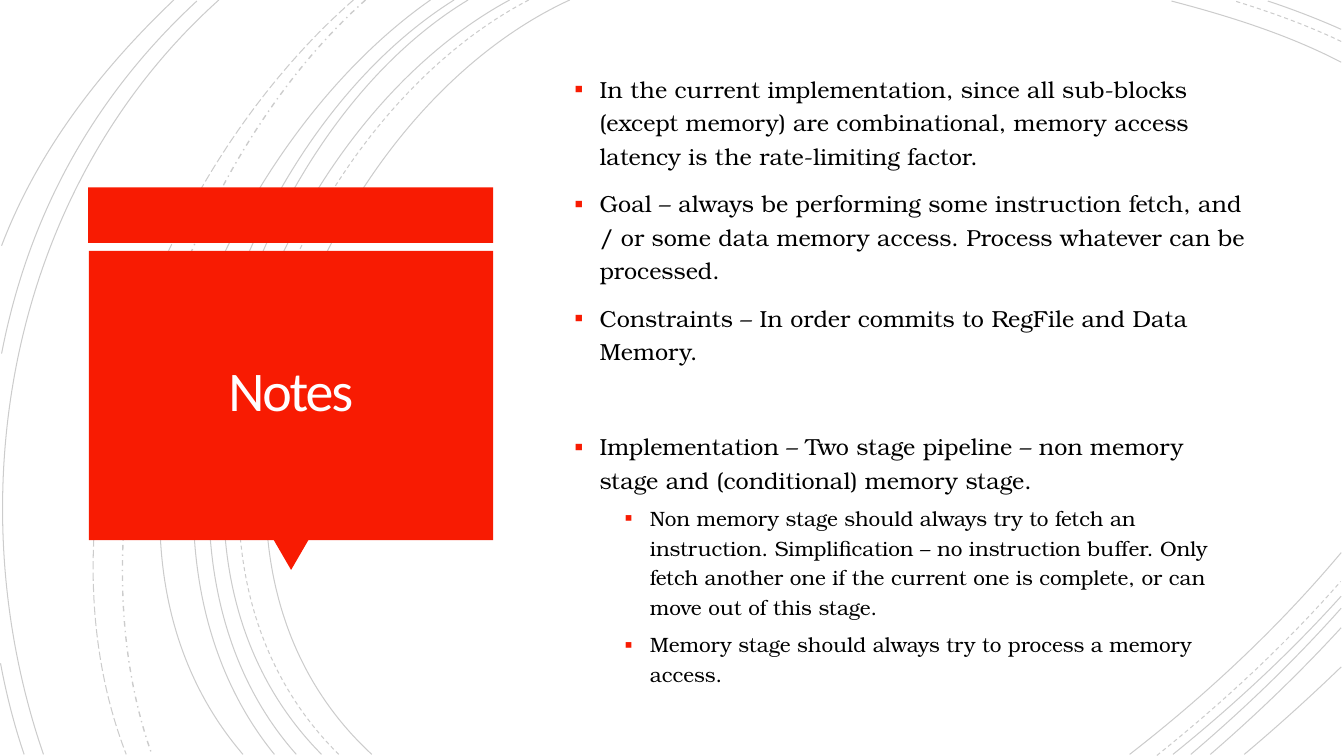
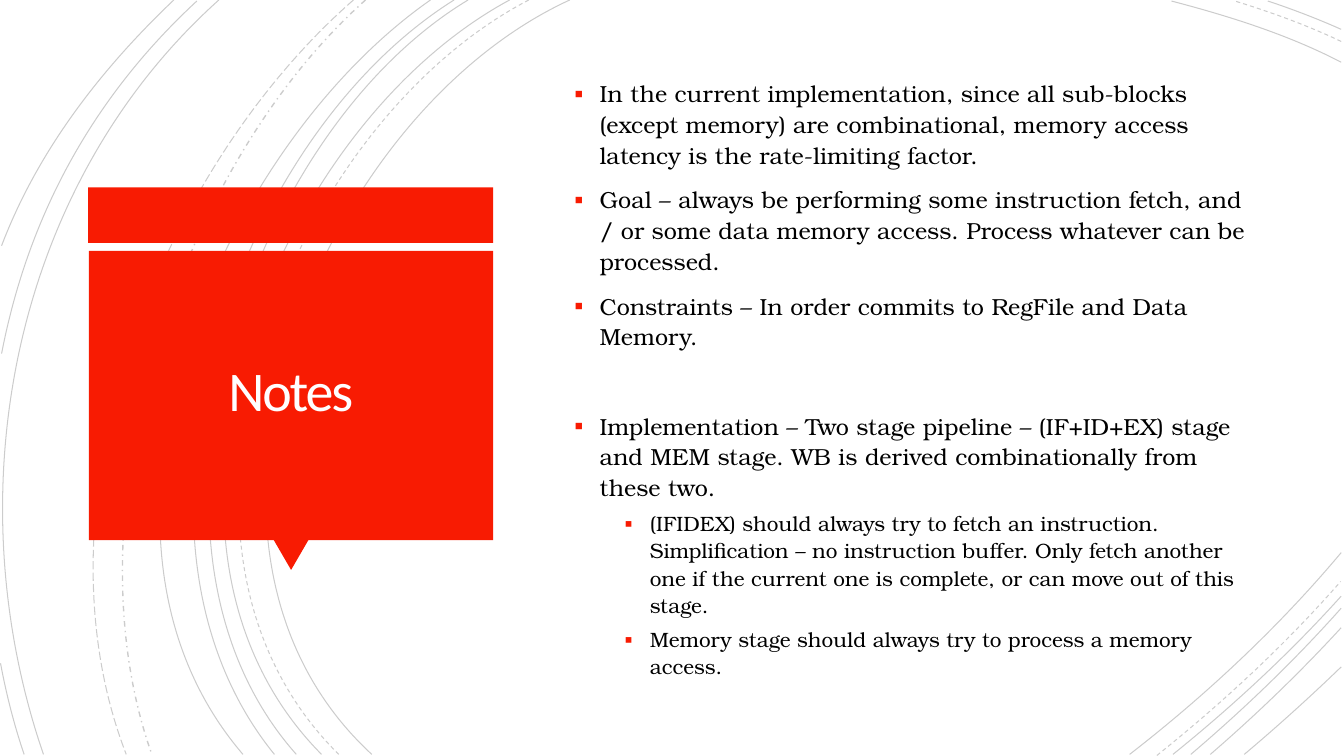
Before and after one commit to mrinav-saxena/riscv_verif0, a slide deck: slide 7 of rtl/core/multi_cycle/stall_for_mem_core.pptx. Drawn at 1344x756 pixels with LibreOffice and Linux fonts; fonts in the diff are those of the drawing. Boxes give left, top, right and bottom in pixels: in the first picture for what was removed or moved away, otherwise in the second. Text is boxed around its words. In the diff, an @@ line names an element or a change of style, - is before the commit and + after.

```diff
--- a/rtl/core/multi_cycle/stall_for_mem_core.pptx
+++ b/rtl/core/multi_cycle/stall_for_mem_core.pptx
@@ text at <box>600,85,1245,674</box>: line spacing 1.2 to 1.1 @@
@@ text at <box>600,418,1234,618</box>: text changed @@
-▪ Implementation – Two stage pipeline – non memory stage and (conditional) memory stage.
-  ▪ Non memory stage should always try to fetch an instruction. Simplification – no instruction buffer. Only fetch another one if the current one is complete, or can move out of this stage.
+▪ Implementation – Two stage pipeline – (IF+ID+EX) stage and MEM stage. WB is derived combinationally from these two.
+  ▪ (IFIDEX) should always try to fetch an instruction. Simplification – no instruction buffer. Only fetch another one if the current one is complete, or can move out of this stage.
```
Also in this commit, not shown: 2 other slides changed, 1 slide added, 13 other files.
